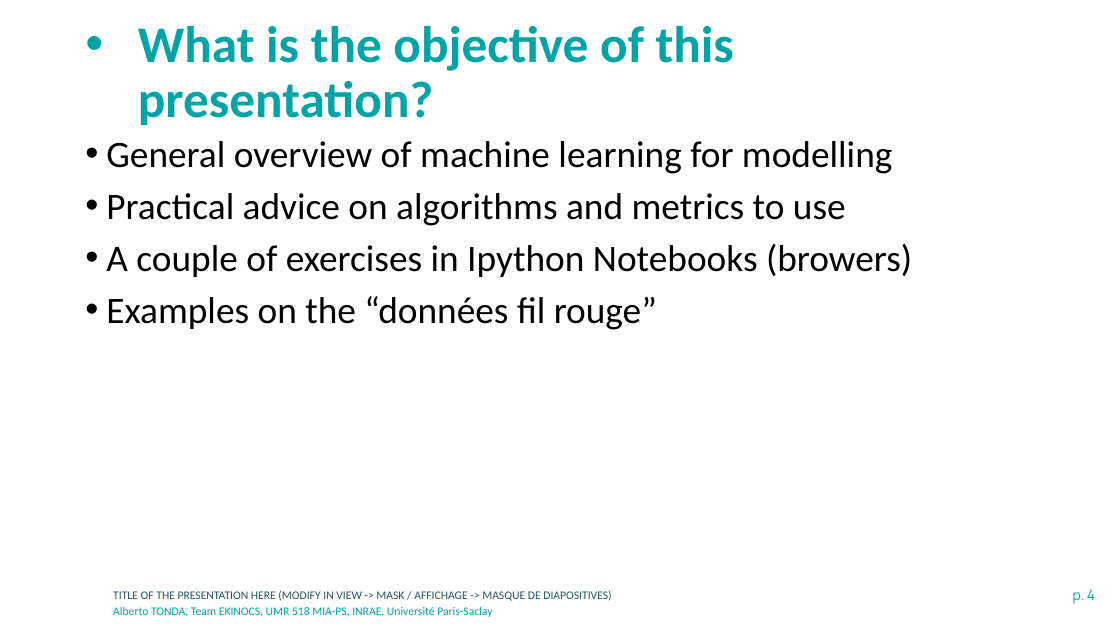
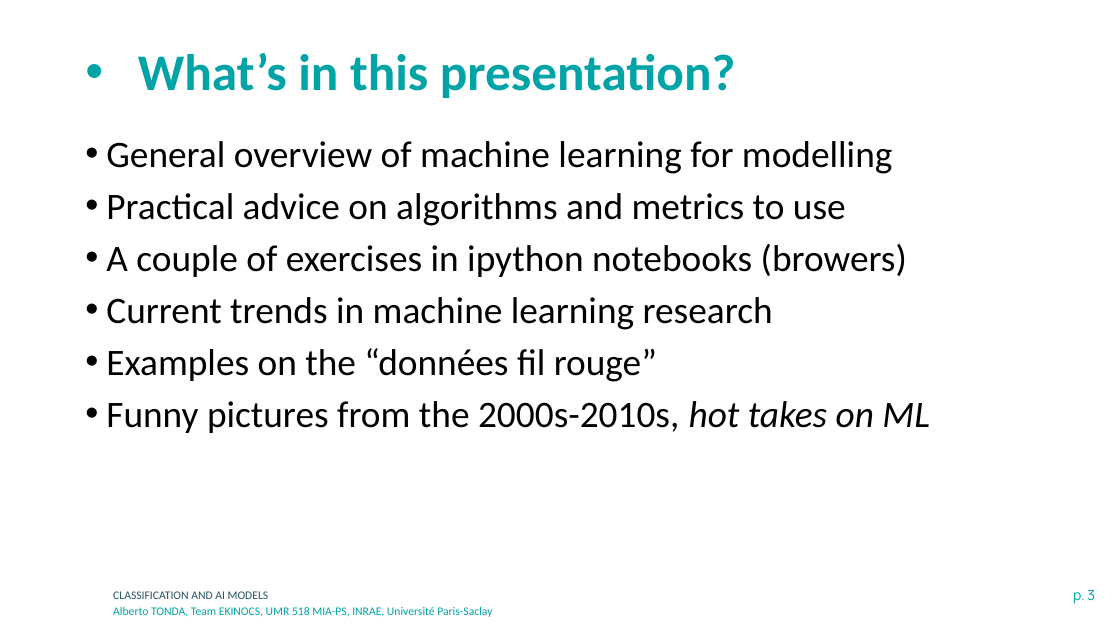
Before and after one commit to albertotonda/teaching, a slide deck: slide 3 of 2024-inrae-model-data-researcher-school/intro-to-machine-learning-models-tonda.pptx (slide 4 before the commit). Drawn at 1120x630 pixels with LibreOffice and Linux fonts; fonts in the diff are those of the drawing; background and template pictures are left out. Boxes give left, top, right and bottom in pixels: in the first picture for what was removed or moved away, otherwise in the second. Text is boxed around its words. In the diff, an @@ line names an element or a change of style, - is before the commit and + after.

```diff
--- a/2024-inrae-model-data-researcher-school/intro-to-machine-learning-models-tonda.pptx
+++ b/2024-inrae-model-data-researcher-school/intro-to-machine-learning-models-tonda.pptx
@@ title at bbox=[138, 53, 735, 98]: text changed @@
-• What is the objective of this presentation?
+• What’s in this presentation?
@@ text at bbox=[106, 244, 907, 330]: text changed @@
-• A couple of exercises in Ipython Notebooks (browers)
+• A couple of exercises in ipython notebooks (browers)
+• Current trends in machine learning research
@@ text at bbox=[106, 401, 930, 433]: paragraph added @@
+• Funny pictures from the 2000s-2010s, hot takes on ML
@@ text at bbox=[113, 591, 269, 599]: text changed @@
-TITLE OF THE PRESENTATION HERE (MODIFY IN VIEW -> MASK / AFFICHAGE -> MASQUE DE DIAPOSITIVES)
+CLASSIFICATION AND AI MODELS
@@ page number at bbox=[1073, 590, 1095, 604]: text changed @@
-p. 4
+p. 3
```
Also in this commit, not shown: 21 other slides changed, 44 slides added, 4 slides removed, 8 other files.
